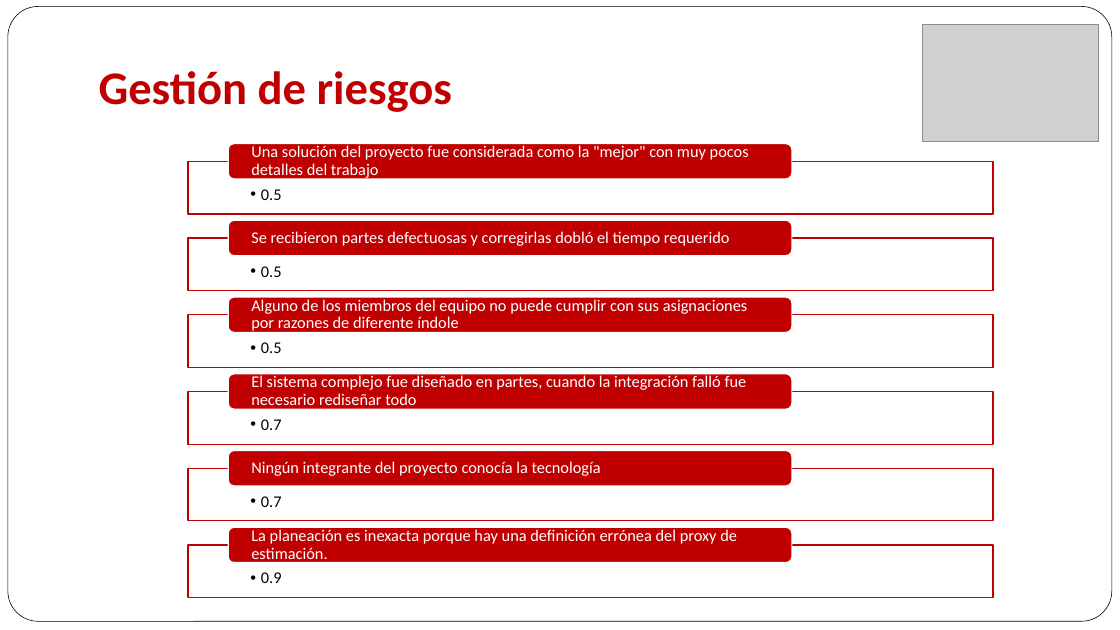
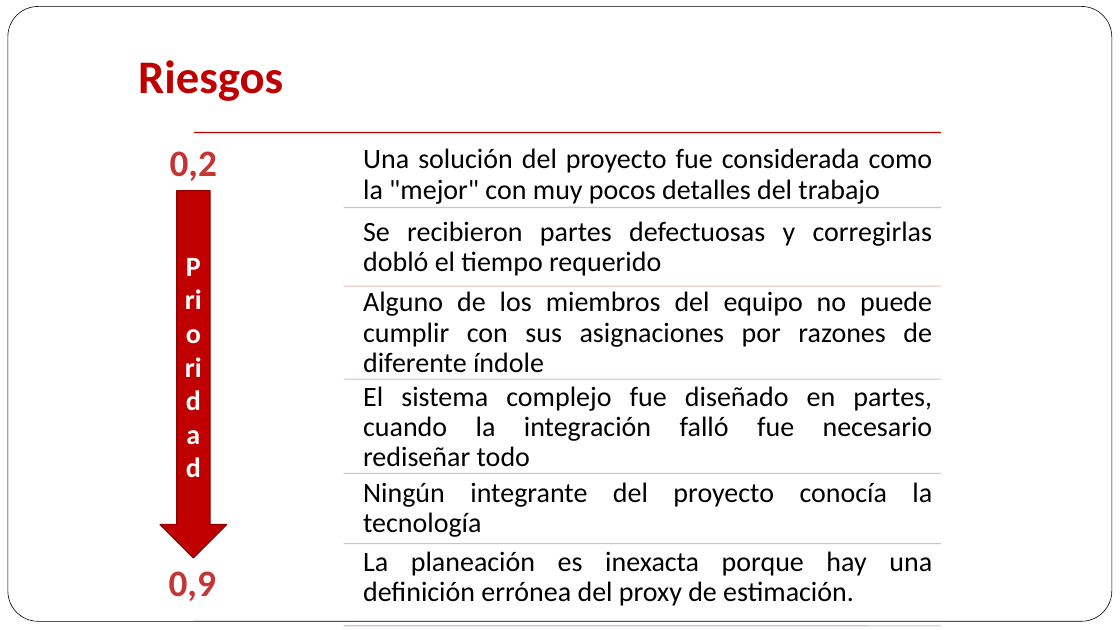
Before and after one commit to maforero/fejunesjuma, a slide deck: slide 28 of Projecto 3/Presenacion/Arquitectura Objetivo MPLA.pptx (slide 29 before the commit). Drawn at 1120x630 pixels with LibreOffice and Linux fonts; fonts in the diff are those of the drawing; grey boxes stand for pictures. Boxes give left, top, right and bottom in pixels: in the first picture for what was removed or moved away, otherwise in the second. Text is boxed around its words. In the diff, an @@ line names an element or a change of style, - is before the commit and + after.

```diff
--- a/Projecto 3/Presenacion/Arquitectura Objetivo MPLA.pptx
+++ b/Projecto 3/Presenacion/Arquitectura Objetivo MPLA.pptx
@@ picture removed at box(923, 24, 1099, 141) @@
@@ title at box(138, 60, 283, 101): text changed @@
-Gestión de riesgos
+Riesgos
@@ text "Una solución del proyecto fue ...": place and size @@
-text "Una solución del proyecto fue ..." at box(251, 145, 749, 180)
+text "Una solución del proyecto fue ..." at box(363, 148, 933, 204)
@@ text added at box(170, 151, 217, 181), 32 pt, text gradient #CF6565 to #C43636 to #9F0000 to #8E0000 to #8C0000, bold @@
+0,2
@@ down arrow added at box(160, 191, 227, 558), fill #C00000, outline #8E0000 1 pt, 24 pt, text #FFFFFF, bold @@
+Prioridad
@@ text "Se recibieron partes defectuosas y ...": place and size @@
-text "Se recibieron partes defectuosas y ..." at box(251, 231, 730, 246)
+text "Se recibieron partes defectuosas y ..." at box(363, 221, 933, 276)
@@ text "Alguno de los miembros del ...": place and size @@
-text "Alguno de los miembros del ..." at box(251, 299, 747, 333)
+text "Alguno de los miembros del ..." at box(363, 291, 932, 373)
@@ text "El sistema complejo fue diseñado ...": place and size @@
-text "El sistema complejo fue diseñado ..." at box(251, 374, 747, 410)
+text "El sistema complejo fue diseñado ..." at box(363, 386, 933, 467)
@@ size 14 to 24 pt, text colour #FFFFFF to #000000; alignment left to justified; more space between paragraphs; vertical alignment middle to top in 6 elements at box(363, 291, 932, 373), box(363, 221, 933, 276), box(363, 148, 933, 204), box(363, 386, 933, 467), box(363, 551, 932, 606), box(363, 482, 932, 537) @@
@@ text "Ningún integrante del proyecto conocía ...": place and size @@
-text "Ningún integrante del proyecto conocía ..." at box(251, 461, 601, 476)
+text "Ningún integrante del proyecto conocía ..." at box(363, 482, 932, 537)
@@ group removed at box(188, 144, 993, 598): 6 rectangles, 6 rounded rectangles, 5 texts @@
-  •• 0.5
-  •• 0.5
-  •• 0.5
-  •• 0.7
-  •• 0.7
@@ text "La planeación es inexacta porque ...": place and size @@
-text "La planeación es inexacta porque ..." at box(251, 529, 737, 564)
+text "La planeación es inexacta porque ..." at box(363, 551, 932, 606)
@@ text at box(169, 571, 216, 601): text changed; size 14 to 32 pt; text colour #000000 to gradient #CF6565 to #C43636 to #9F0000 to #8E0000 to #8C0000; bold on @@
-  •• 0.9
+0,9
@@ group added at box(194, 133, 941, 626): 7 lines @@
```
Also in this commit, not shown: 12 other slides changed, 3 slides added, 5 slides removed.
